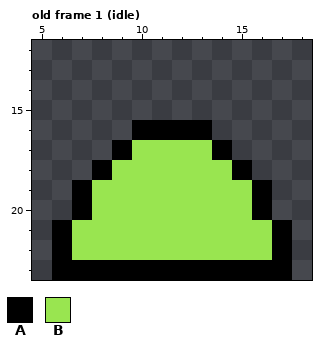
Two versions of one pixel-art file, materials/slime.aseprite. The first picture shows the starting point.
24x24 pixels, 5 frames. Shown: old frame 1 (idle): x 5..18, y 12..23. The commit also changed other frames, which this record leaves out.
Palette (. is transparent): A #000000  B #99e550
Pixels before, old frame 1 (idle), first column x 6:
16 ....AAAA....
17 ...ABBBBA...
18 ..ABBBBBBA..
19 .ABBBBBBBBA.
20 .ABBBBBBBBA.
21 ABBBBBBBBBBA
22 ABBBBBBBBBBA
23 AAAAAAAAAAAA
New version:
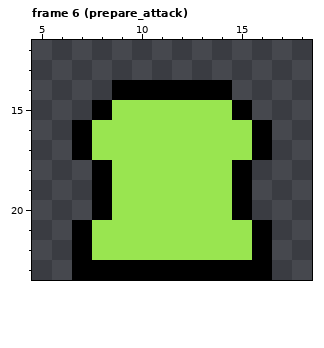
A new or re-ordered frame is compared with the old frame closest to it.
Commit message: Prepare attack & fly to player
The exact change:
frames 5 -> 14
Changed rows in their new state; - is an unchanged pixel.
Frame 6 (prepare_attack) is new; against old frame 1 (idle):
first column x 6:
14 ---AAAAAA---
15 --ABBBBBBA--
16 -ABBBBBBBBA-
17 -ABB----BBA-
19 -.A------A.-
20 -.A------A.-
21 .A--------A.
22 .A--------A.
23 .----------.
Pixel boxes of the changes (left, top, right, bottom) in both pictures:
changed: (52, 80, 292, 280)
